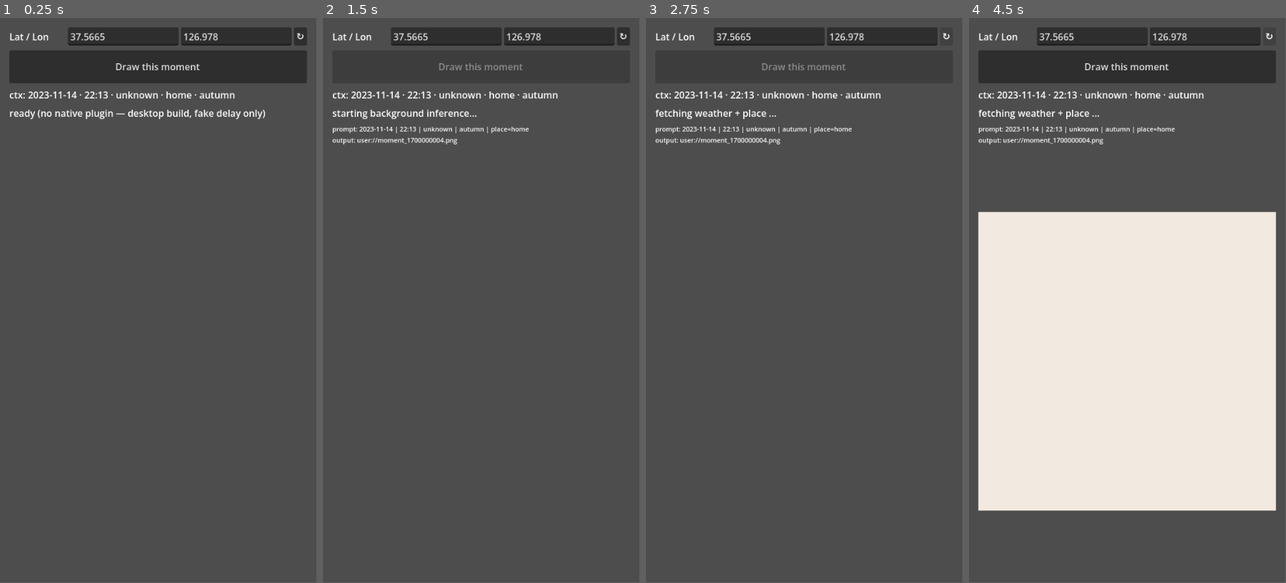
Above: before the commit, frames 1-4 (left to right).
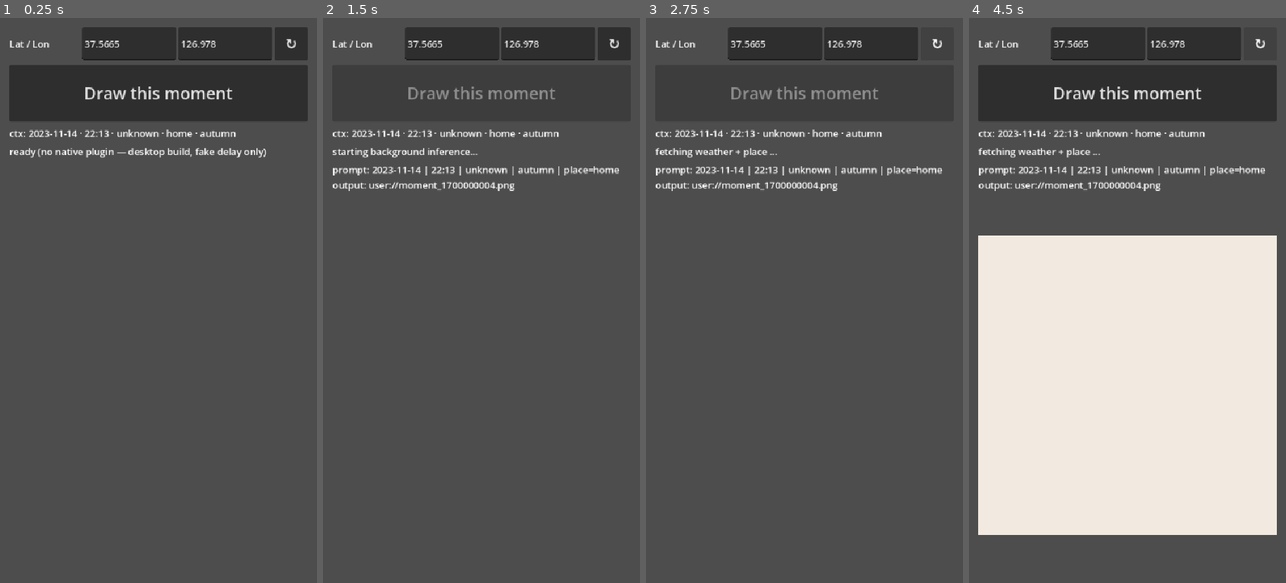
Above: after the commit, the same moments.

Repository: jungrok5/ondevice-imagen
Game: Godot game, scene res://scenes/Main.tscn
The game is run twice, just before and just after one commit, with the same random seed, the same clock (stepped at 60 frames per second) and the same inputs.
Inputs:
- Up to frame 1 (0.25 s): no input
- Up to frame 2 (1.5 s): click "↻" at 0.5 s; click "Draw this moment" at 1.25 s
- Up to frame 3 (2.75 s): click "↻" at 2 s
- Up to frame 4 (4.5 s): click "↻" at 2.75 s; tap Enter at 3.5 s; tap Space at 4.25 s
In our replay, the window is 449x799 before the commit and 450x800 after it. These sizes can differ from the game's own. Grey fills any space a smaller window leaves; there, only what the larger window draws over its background counts as a difference.

The runs differ from the first frame. In frame 1, 9.6% of the frame differs, in the area x 2-98%, y 1-25%; in frame 2, 4.8%; in frame 3, 4.5%; in frame 4, 19%, in the area x 2-98%, y 1-92%.

Commit message:
Phase 1 wired up on Note 10+: plugin registers + mobile UI fits
Three fixes that together close the on-device Phase 1 loop on a
Galaxy Note 10+ 5G:

1. Android plugin discovery via <meta-data>, not ServiceLoader.
   The AAR shipped fine in the APK (classes verified inside the dex)
   but Engine.has_singleton("DrawMomentPlugin") returned false at
   runtime — same trap WaterBloom hit (commit 8ff62ca there).
   Disassembling GodotPluginRegistry.class confirms Godot 4 scans
   the merged manifest via PackageManager.getApplicationInfo(GET_META_DATA)
   for keys prefixed with "org.godotengine.plugin.v2." — Java
   ServiceLoader is no longer the discovery path. Single <meta-data>
   tag in the plugin module's AndroidManifest.xml fixes it. After
   the change, logcat now shows:
     GodotPluginRegistry: Initializing Godot plugin DrawMomentPlugin
     GodotPluginRegistry: Completed initialization for Godot plugin DrawMomentPlugin
   and the GDScript status line drops the "no native plugin" suffix.

2. Stretch + larger default font for handheld viewports.
   The 540x960 design viewport was rendered 1:1 on the 1080x2280
   panel, so the UI sat in the top-left quadrant with 16px text.
   stretch/mode=canvas_items + stretch/aspect=keep_width scales the
   design to the panel; gui/theme/default_font_size=22 brings labels
   into a touchable size.

3. Touch-target sizing inside main.gd's _build_ui.
   Refresh button gets a 56x56 hit area, the Lat/Lon row gets a
   56px min-height, the "Draw this moment" button is 96px tall with
   28pt text, and the detail label moves from 11px (unreadable) to
   16px.

End-to-end verified: button press -> Foreground Service -> fake-PNG
write -> notification -> tap returns to result screen. Phase 2
replaces only the Service body with ONNX Runtime SD 1.5.

Co-Authored-By: Claude Opus 4.7 (1M context) <noreply@anthropic.com>

Diff:
--- a/client/project.godot
+++ b/client/project.godot
@@ -1,5 +1,10 @@
 ; Engine configuration file.
-; It's best edited using Godot's editor, but you can hand-edit safely.
+; It's best edited using the editor UI and not directly,
+; since the parameters that go here are not all obvious.
+;
+; Format:
+;   [section] ; section goes between []
+;   param=value ; assign values to parameters
 
 config_version=5
 
@@ -16,8 +21,15 @@
 window/size/viewport_width=540
 window/size/viewport_height=960
 window/handheld/orientation=1
+window/stretch/mode="canvas_items"
+window/stretch/aspect="keep_width"
+
+[gui]
+
+theme/default_font_size=22
 
 [rendering]
 
 renderer/rendering_method="mobile"
 renderer/rendering_method.mobile="mobile"
+textures/vram_compression/import_etc2_astc=true
--- a/client/scripts/main.gd
+++ b/client/scripts/main.gd
@@ -79,13 +79,16 @@
 	refresh_button = Button.new()
 	refresh_button.text = "↻"
 	refresh_button.tooltip_text = "Re-fetch weather + place from new lat/lon"
+	refresh_button.custom_minimum_size = Vector2(56, 56)
+	refresh_button.add_theme_font_size_override("font_size", 24)
 	refresh_button.pressed.connect(_on_refresh_pressed)
 	loc_row.add_child(refresh_button)
 
 	# Generate
 	generate_button = Button.new()
 	generate_button.text = "Draw this moment"
-	generate_button.custom_minimum_size = Vector2(0, 56)
+	generate_button.custom_minimum_size = Vector2(0, 96)
+	generate_button.add_theme_font_size_override("font_size", 28)
 	generate_button.pressed.connect(_on_generate_pressed)
 	root.add_child(generate_button)
 
@@ -103,7 +106,7 @@
 	# Detail (output path / error message)
 	detail_label = Label.new()
 	detail_label.autowrap_mode = TextServer.AUTOWRAP_WORD_SMART
-	detail_label.add_theme_font_size_override("font_size", 11)
+	detail_label.add_theme_font_size_override("font_size", 16)
 	root.add_child(detail_label)
 
 	# Result image
@@ -116,9 +119,10 @@
 
 func _row(parent: Node, label: String) -> HBoxContainer:
 	var hbox := HBoxContainer.new()
+	hbox.custom_minimum_size = Vector2(0, 56)
 	var lbl := Label.new()
 	lbl.text = label
-	lbl.custom_minimum_size = Vector2(96, 0)
+	lbl.custom_minimum_size = Vector2(120, 0)
 	hbox.add_child(lbl)
 	parent.add_child(hbox)
 	return hbox
Not shown, changed: android-plugin/draw_moment_plugin/src/main/AndroidManifest.xml
